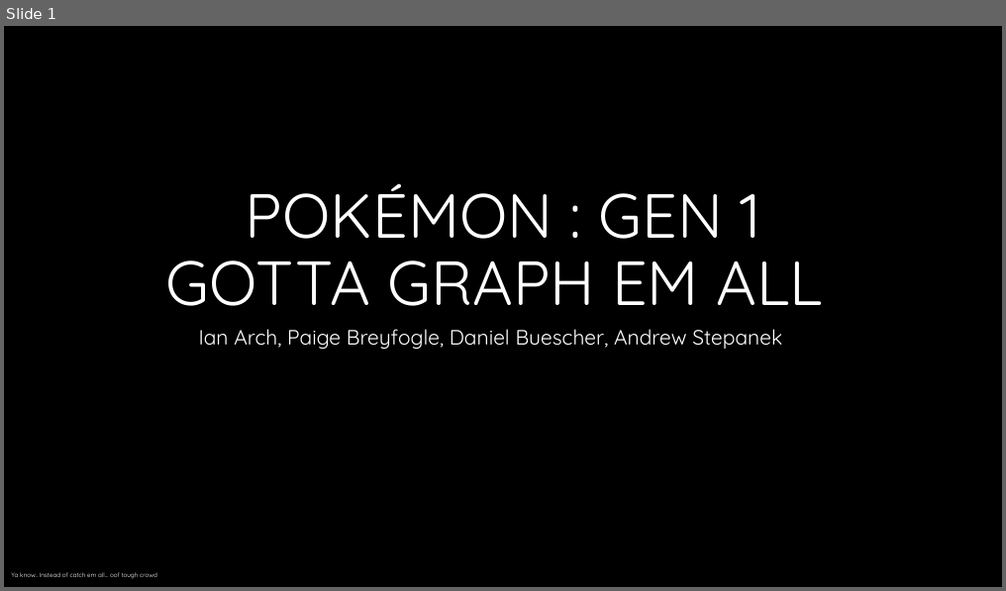
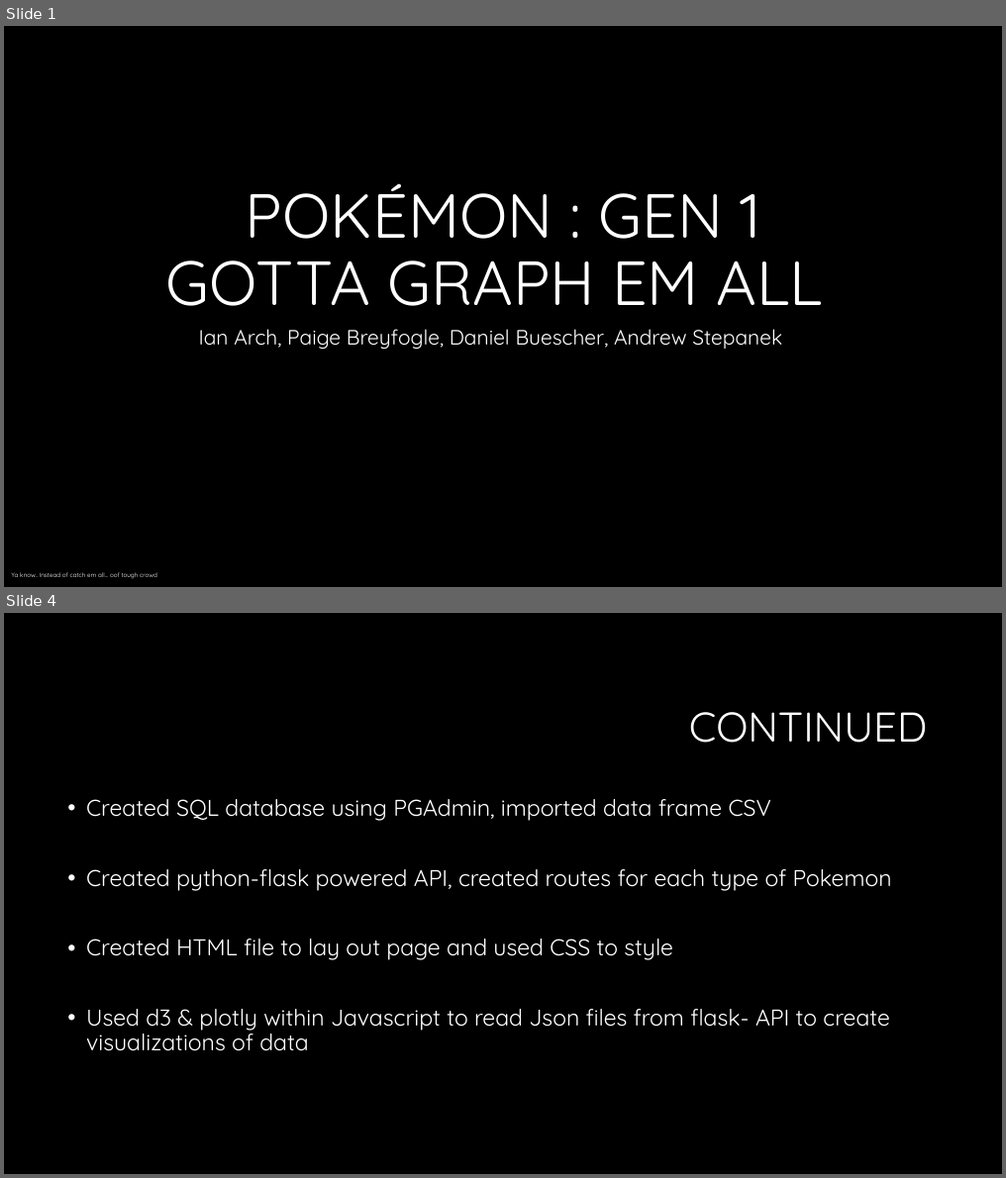
Before and after one commit to Dbuescher8/Pokemon-Project2, a slide deck: Presentation 2.pptx. Shown one above the other, each under a label of ours: slide 1 before the commit, slides 1 and 4 after it; the slides between them are not shown. The pictures are 1006x591 and 1006x1178 pixels, drawn with LibreOffice and Linux fonts; fonts in the diff are those of the drawing; background and template pictures are left out. Boxes give left, top, right and bottom in pixels: in the first picture for what was removed or moved away, otherwise in the second. Text is boxed around its words. In the diff, an @@ line names an element or a change of style, - is before the commit and + after.

```diff
--- a/Presentation 2.pptx
+++ b/Presentation 2.pptx
@@ slide 4 added at (x1=4, y1=613, x2=1002, y2=1174), background #000000 @@
@@ title added at (x1=689, y1=712, x2=927, y2=743), 40 pt, text #FFFFFF @@
+CONTINUED
@@ text added at (x1=86, y1=799, x2=892, y2=1052), 22 pt, text #FFFFFF @@
+• Created SQL database using PGAdmin, imported data frame CSV
+• Created python-flask powered API, created routes for each type of Pokemon
+• Created HTML file to lay out page and used CSS to style
+• Used d3 & plotly within Javascript to read Json files from flask- API to create visualizations of data
```
Also in this commit, not shown: 3 slides changed, 1 slide removed, 25 other files.
